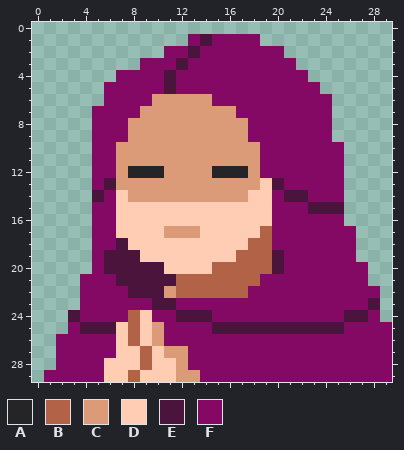
A pixel-art sprite gets an edit: react_main/public/images/roles/cultist-vivid.png. Above: the version before the commit.
The file is 30x30 pixels.
Palette (. is transparent): A #252528  B #b26247  C #db9b78  D #ffcdb4  E #4b143c  F #840964
Pixels before, first column x 1:
 1 ............FEFFFF...........
 2 ..........FFEFFFFFFF.........
 3 ........FFFEFFFFFFFFF........
 4 ......FFFFEFFFFFFFFFFF.......
 5 .....FFFFFEFFFFFFFFFFFF......
 6 .....FFFFCCCCCFFFFFFFFFF.....
 7 ....FFFFCCCCCCCCFFFFFFFF.....
 8 ....FFFCCCCCCCCCCFFFFFFF.....
 9 ....FFFCCCCCCCCCCFFFFFFF.....
10 ....FFCCCCCCCCCCCCFFFFFFF....
11 ....FFCCCCCCCCCCCCFFFFFFF....
12 ....FFCAAACCCCAAACFFFFFFF....
13 ....FECCCCCCCCCCCCDEFFFFF....
14 ....EFDCCCCCCCCCCDDFEEFFF....
15 ....FFDDDDDDDDDDDDDFFFEEE....
16 ....FFDDDDDDDDDDDDDFFFFFF....
17 ....FFDDDDCCCDDDDDBFFFFFFF...
18 ....FFEDDDDDDDDDDBBFFFFFFF...
19 ....FEEEDDDDDDDDBBBEFFFFFF...
20 ....FEEEEEDDDDBBBBBEFFFFFFF..
21 ...FFFEEEEEBBBBBBBFFFFFFFFF..
22 ...FFFFEEECBBBBBBFFFFFFFFFFF.
23 ...FFFFFFEEFFFFFFFFFFFFFFFFE.
24 ..EFFFFBDFFEEEFFFFFFFFFFFEEF.
25 ..FEEEDBDCFFFFEEEEEEEEEEEFFFF
26 .FFFFFDBDCFFFFFFFFFFFFFFFFFFF
27 .FFFFFDDBDCCFFFFFFFFFFFFFFFFF
28 .FFFFDDDBDDCFFFFFFFFFFFFFFFFF
29 FFFFFDDBDDDCCFFFFFFFFFFFFFFFF
Now the later version:
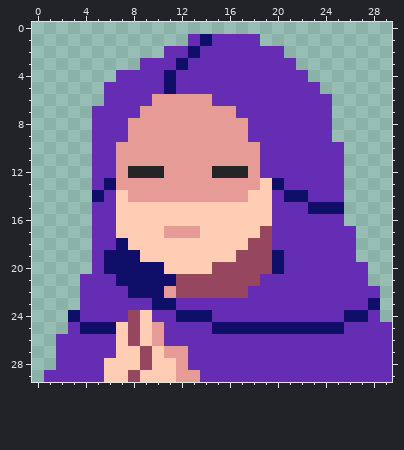
The exact change:
colour B: #b26247 -> #96465f
colour C: #db9b78 -> #e69b96
colour E: #4b143c -> #0f0f69
colour F: #840964 -> #642db4
Pixel boxes of the changes (left, top, right, bottom) in both pictures:
changed: (44, 34, 392, 382)
